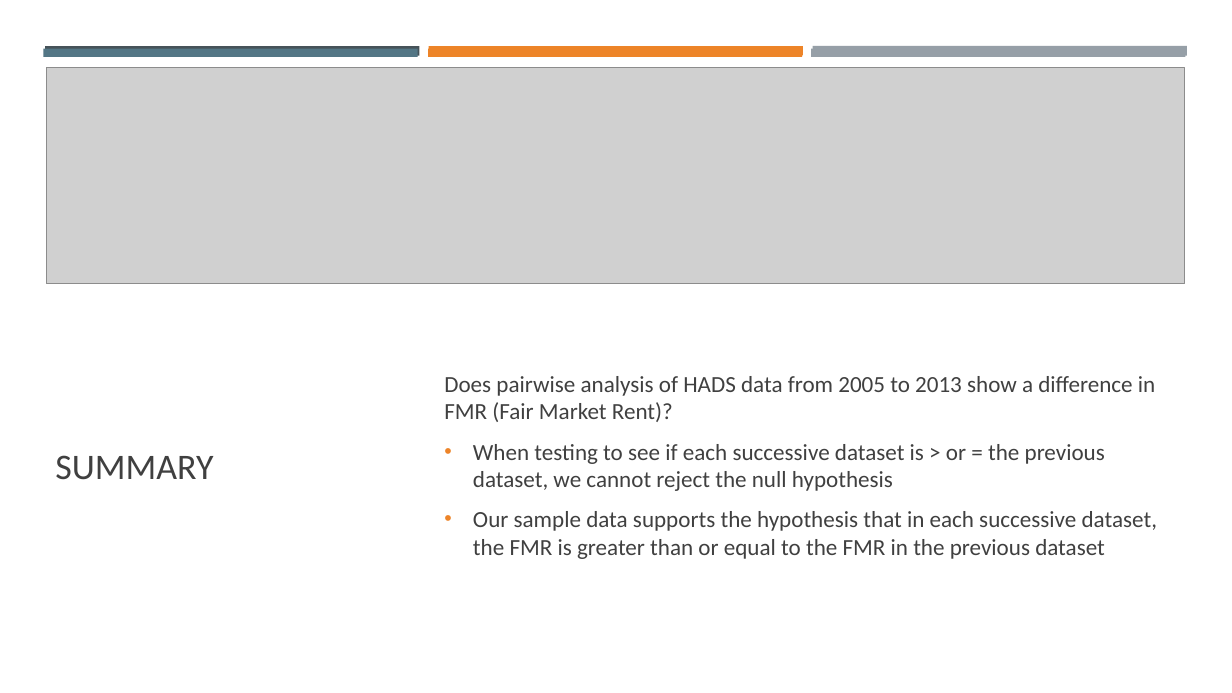
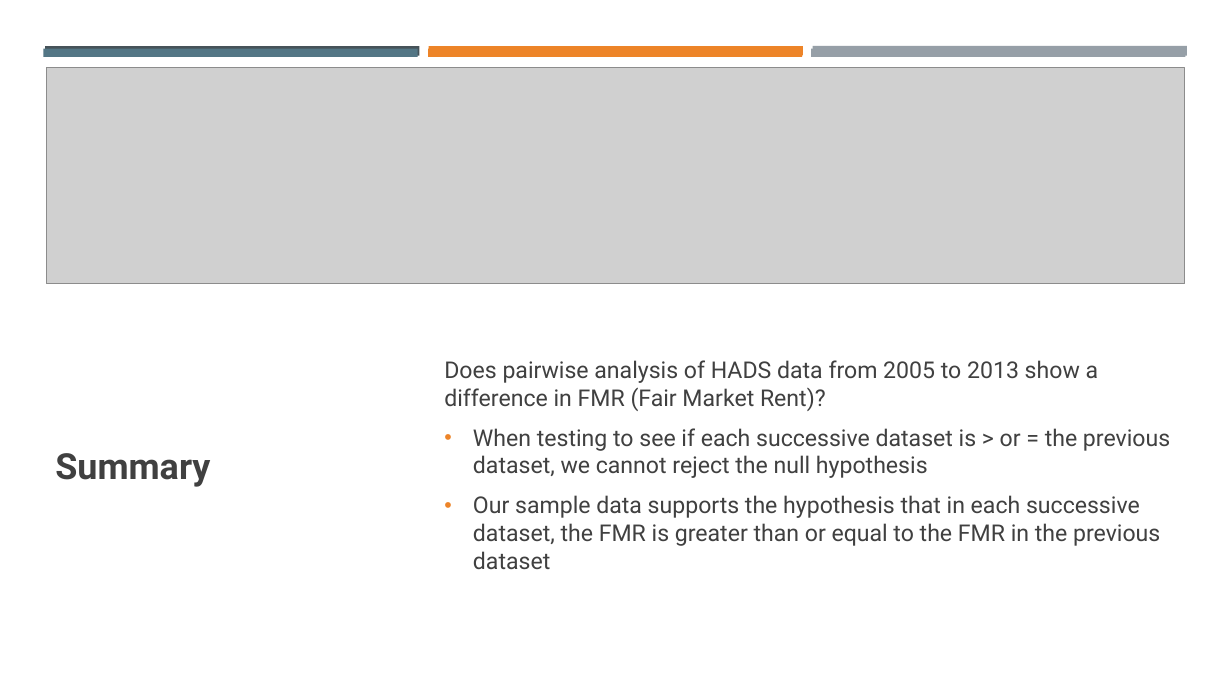
Before and after one commit to tamimcm416/capstone_business_stats, a slide deck: slide 10 of Assignment 2.pptx. Drawn at 1232x693 pixels with LibreOffice and Linux fonts; fonts in the diff are those of the drawing; grey boxes stand for pictures. Boxes give left, top, right and bottom in pixels: in the first picture for what was removed or moved away, otherwise in the second. Text is boxed around its words. In the diff, an @@ line names an element or a change of style, - is before the commit and + after.

```diff
--- a/Assignment 2.pptx
+++ b/Assignment 2.pptx
@@ text "Does pairwise analysis of HADS ..." at <box>444,360,1170,569</box>: font Calibri to Roboto @@
@@ title at <box>55,453,210,487</box>: text changed; font Calibri to Roboto; bold on @@
-SUMMARY
+Summary
```
Also in this commit, not shown: 9 other slides changed.
